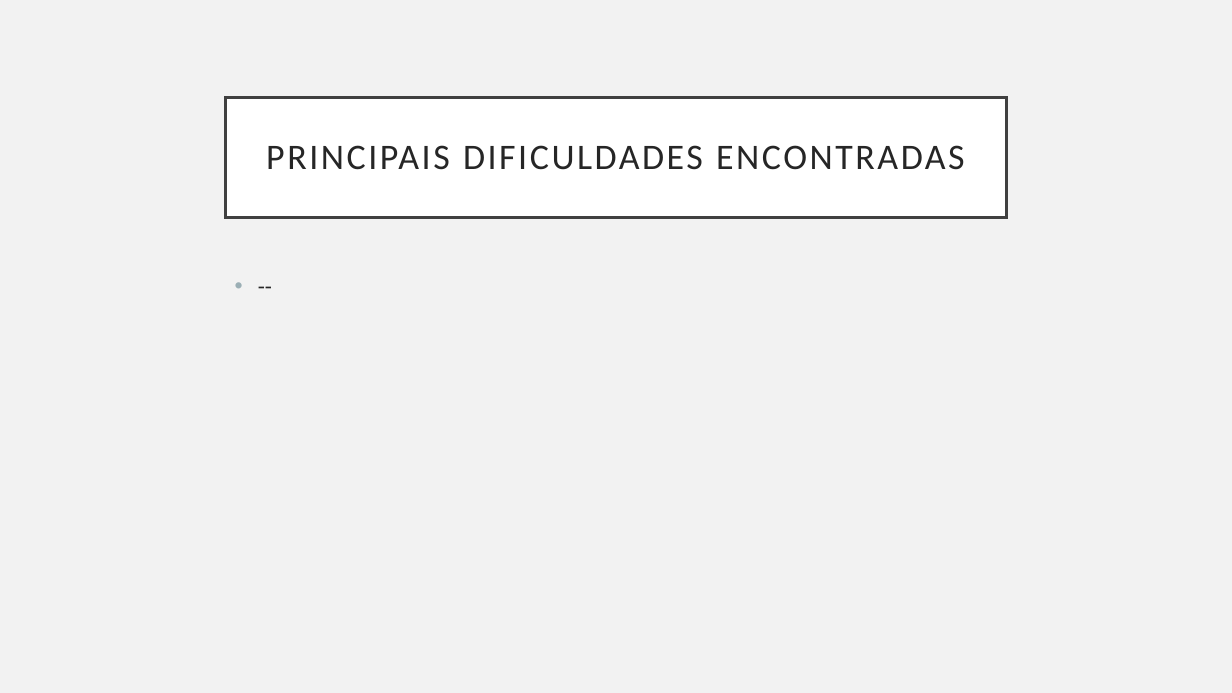
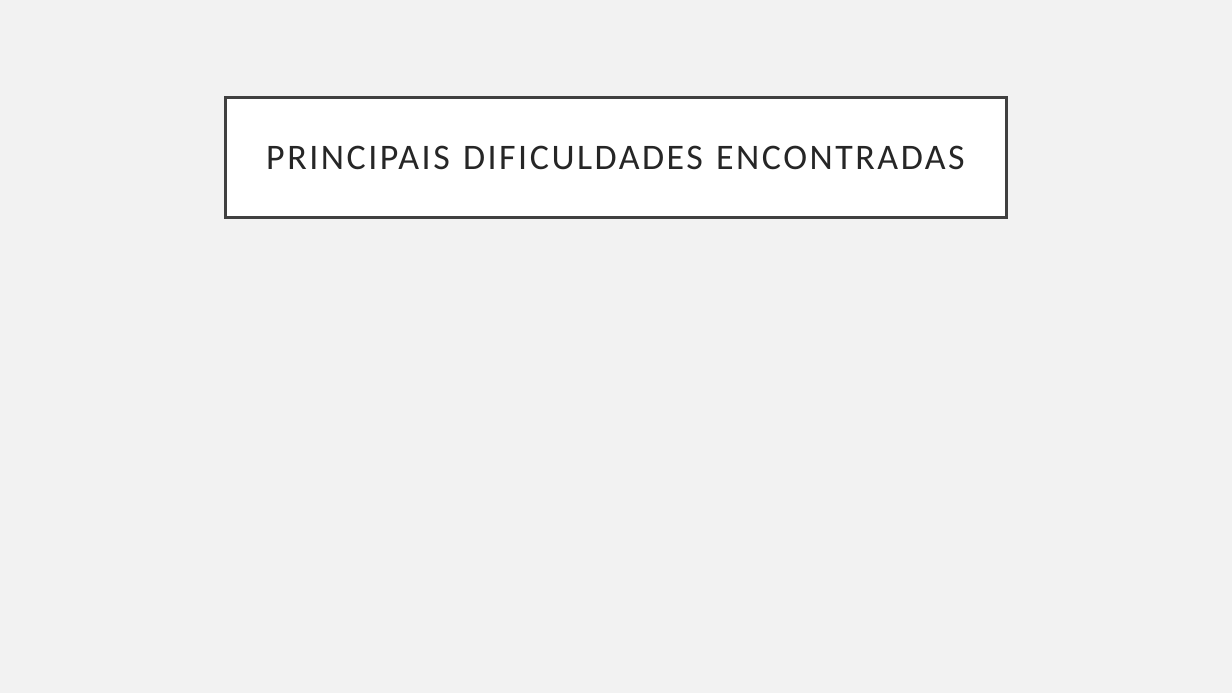
Before and after one commit to Eduarda34/FEUP-AED-23.24-Proj2, a slide deck: slide 8 of Apresentação.pptx. Drawn at 1232x693 pixels with LibreOffice and Linux fonts; fonts in the diff are those of the drawing. Boxes give left, top, right and bottom in pixels: in the first picture for what was removed or moved away, otherwise in the second. Text is boxed around its words. In the diff, an @@ line names an element or a change of style, - is before the commit and + after.

```diff
--- a/Apresentação.pptx
+++ b/Apresentação.pptx
@@ text removed at [226,266,1006,579] @@
-• --
```
Also in this commit, not shown: 1 other slide changed, 1 slide added, 1 slide removed.
